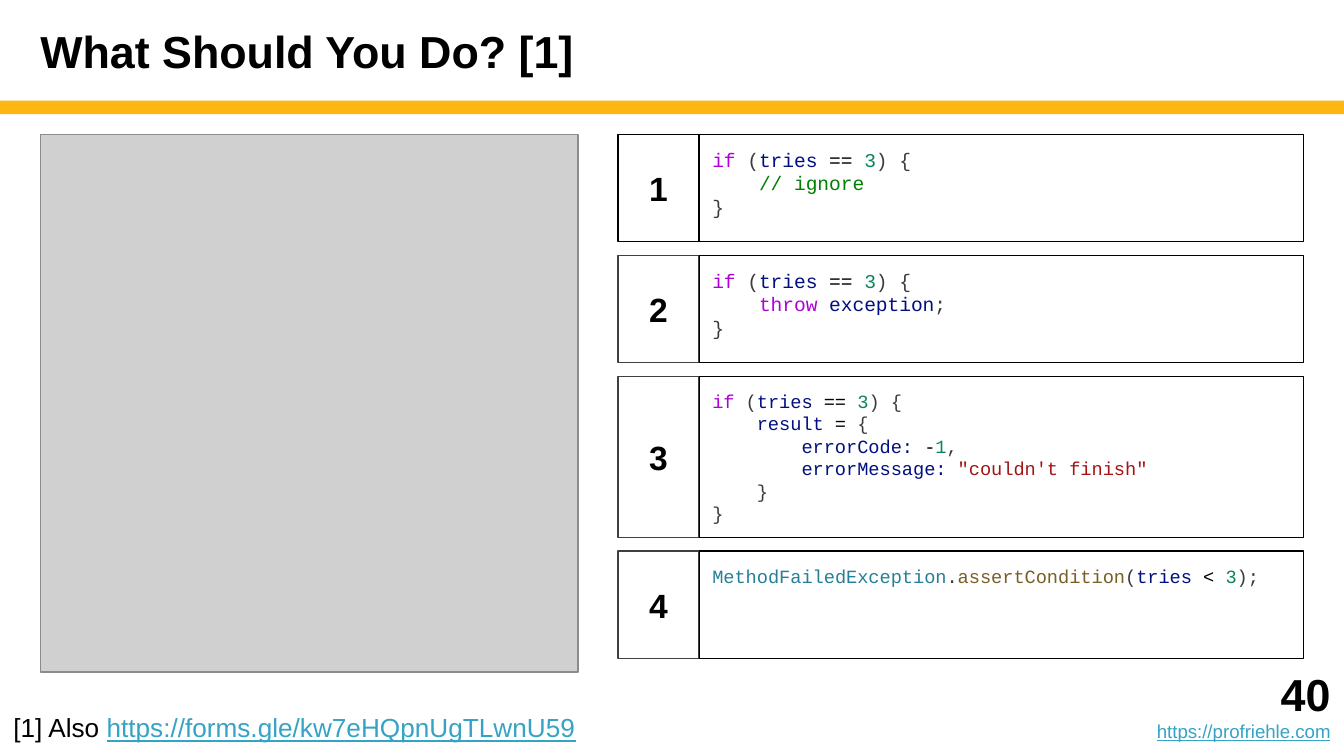
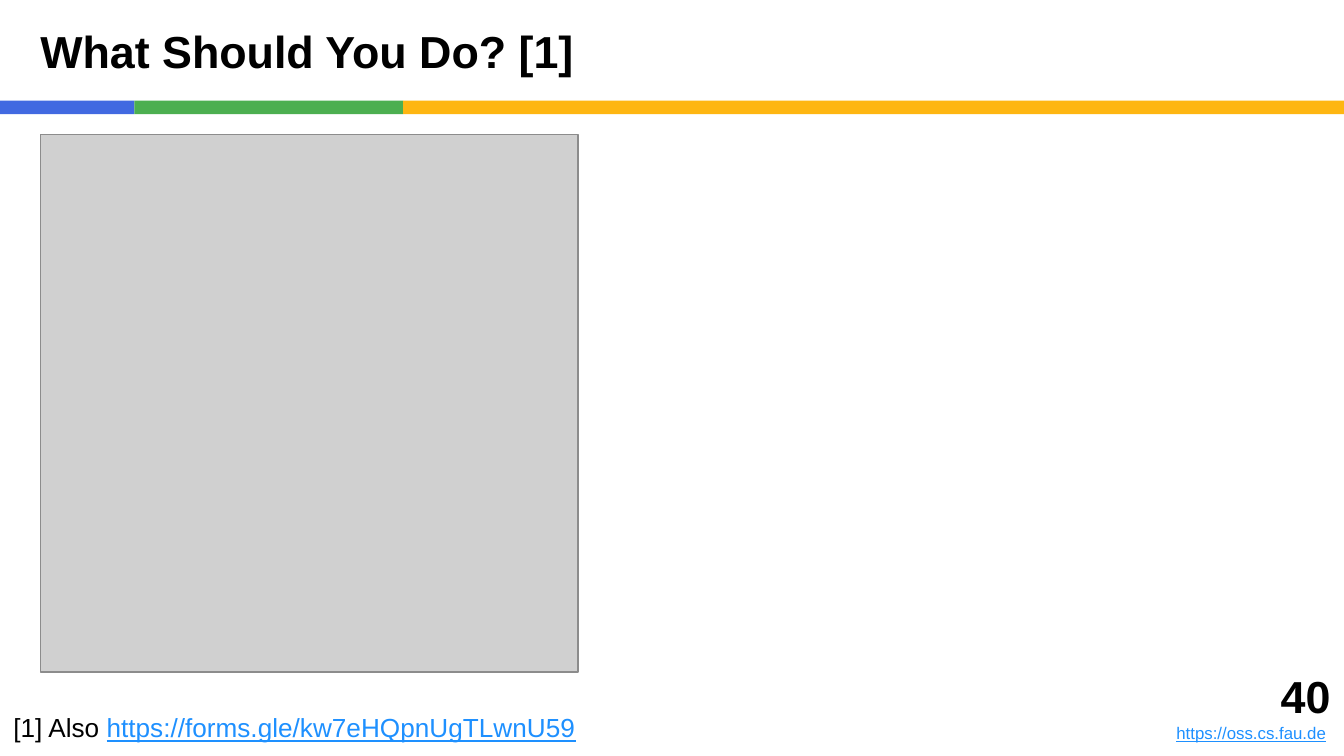
Before and after one commit to dirkriehle/adap-course, a slide deck: slide 40 of Lecture slides/ADAP B05 - Error and Exception Handling.pptx. Drawn at 1344x756 pixels with LibreOffice and Linux fonts; fonts in the diff are those of the drawing; grey boxes stand for pictures. Boxes give left, top, right and bottom in pixels: in the first picture for what was removed or moved away, otherwise in the second. Text is boxed around its words. In the diff, an @@ line names an element or a change of style, - is before the commit and + after.

```diff
--- a/Lecture slides/ADAP B05 - Error and Exception Handling.pptx
+++ b/Lecture slides/ADAP B05 - Error and Exception Handling.pptx
@@ rectangle added at (0, 101, 134, 114), fill #4169E1 @@
@@ rectangle added at (134, 101, 403, 114), fill #4CAF50 @@
@@ rectangle: place and size @@
-rectangle at (0, 101, 1344, 114)
+rectangle at (403, 101, 1344, 114)
@@ rectangle removed at (618, 134, 699, 242) @@
-1
@@ rectangle removed at (699, 134, 1304, 242) @@
-if (tries == 3) {
-// ignore
-}
@@ rectangle removed at (618, 255, 699, 363) @@
-2
@@ rectangle removed at (699, 255, 1304, 363) @@
-if (tries == 3) {
-throw exception;
-}
@@ rectangle removed at (618, 376, 699, 538) @@
-3
@@ rectangle removed at (699, 376, 1304, 538) @@
-if (tries == 3) {
-result = {
-errorCode: -1,
-errorMessage: "couldn't finish"
-}
-}
@@ rectangle removed at (618, 551, 699, 659) @@
-4
@@ rectangle removed at (699, 551, 1304, 659) @@
-MethodFailedException.assertCondition(tries < 3);
@@ text "[1] Also https://forms.gle/kw7eHQpnUgTLwnU59" at (13, 718, 575, 743): text colour #34A3C5 to #1E90FF in "https://forms.gle/kw7eHQpnUgTLwnU59" @@
@@ text: place and size @@
-text at (1157, 679, 1331, 742)
+text at (1176, 681, 1331, 743)
@@ text at (1176, 726, 1325, 743): text changed; size 10 to 9 pt; text colour #34A3C5 to #1E90FF @@
-https://profriehle.com
+https://oss.cs.fau.de
```
Also in this commit, not shown: 53 other slides changed, 17 other files.
